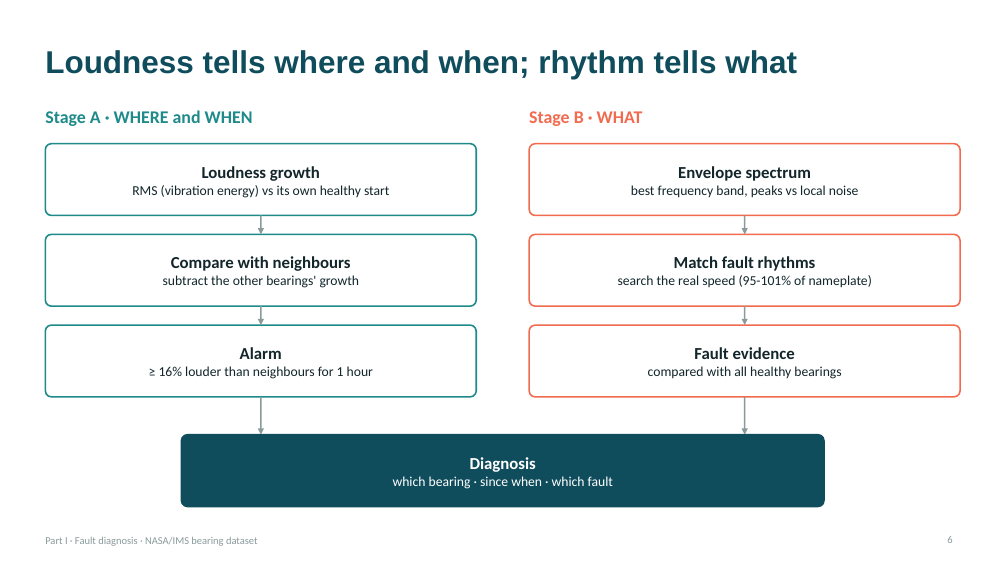
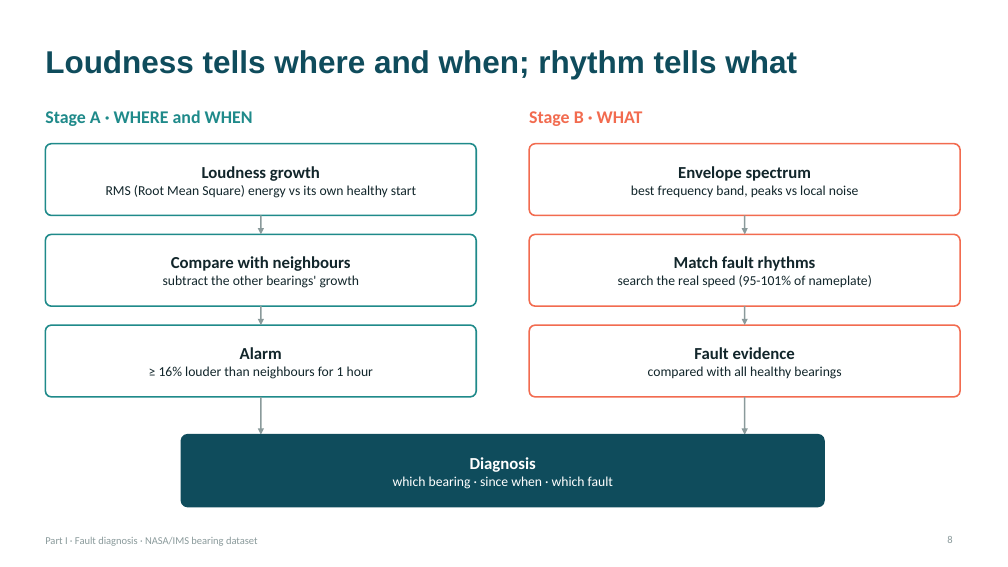
Before and after one commit to Adrian-Jotham/AISmartFactory, a slide deck: slide 8 of fault_diagnosis_part1_short.pptx (slide 6 before the commit). Drawn at 1008x567 pixels with LibreOffice and Linux fonts; fonts in the diff are those of the drawing. Boxes give left, top, right and bottom in pixels: in the first picture for what was removed or moved away, otherwise in the second. Text is boxed around its words. In the diff, an @@ line names an element or a change of style, - is before the commit and + after.

```diff
--- a/fault_diagnosis_part1_short.pptx
+++ b/fault_diagnosis_part1_short.pptx
@@ text at [106, 185, 416, 198]: text changed @@
-RMS (vibration energy) vs its own healthy start
+RMS (Root Mean Square) energy vs its own healthy start
```
Also in this commit, not shown: 6 other slides changed, 4 slides added, 3 other files.
